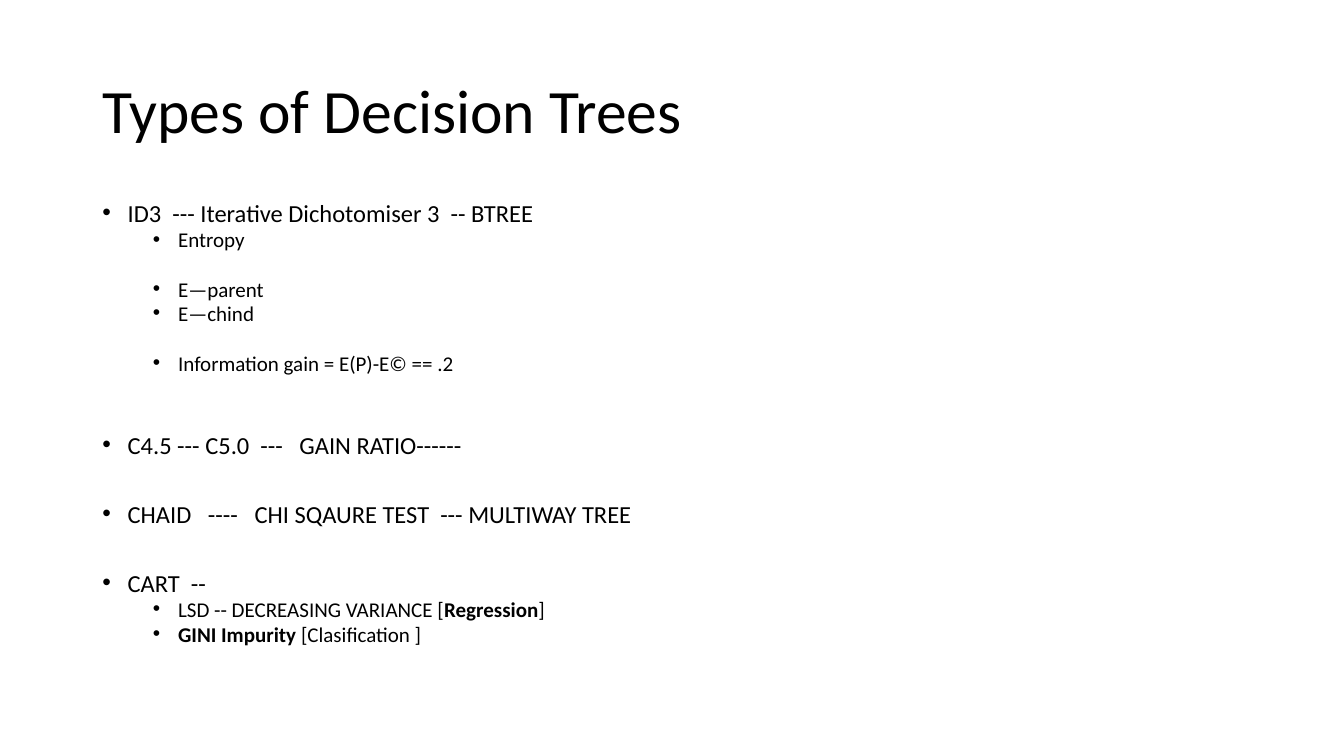
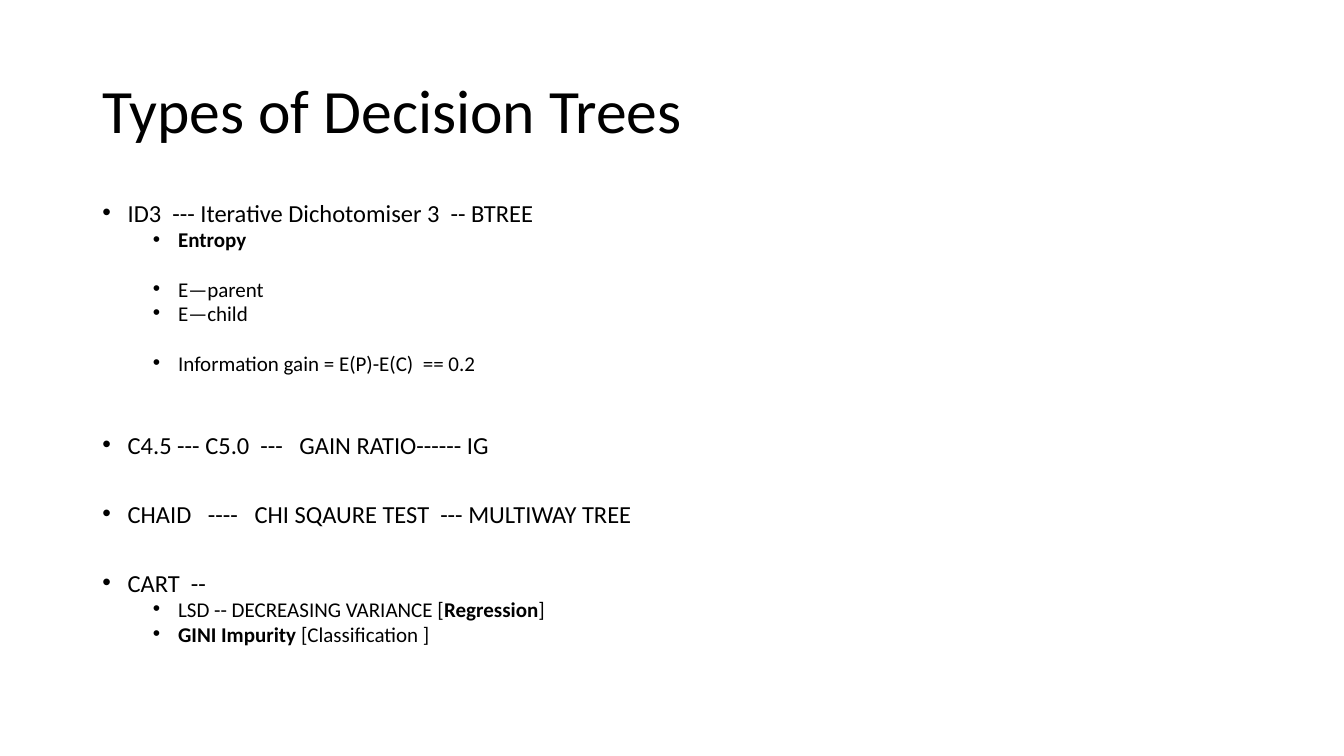
Before and after one commit to rktrojan/DataSciencePython, a slide deck: slide 1 of PPTs/Types of Decision Trees.pptx. Drawn at 1344x756 pixels with LibreOffice and Linux fonts; fonts in the diff are those of the drawing. Boxes give left, top, right and bottom in pixels: in the first picture for what was removed or moved away, otherwise in the second. Text is boxed around its words. In the diff, an @@ line names an element or a change of style, - is before the commit and + after.

```diff
--- a/PPTs/Types of Decision Trees.pptx
+++ b/PPTs/Types of Decision Trees.pptx
@@ text at (x1=178, y1=233, x2=246, y2=251): bold on in "Entropy" @@
@@ text at (x1=128, y1=306, x2=489, y2=454): text changed @@
-  • E—chind
-  • Information gain = E(P)-E© == .2
-• C4.5 --- C5.0 --- GAIN RATIO------
+  • E—child
+  • Information gain = E(P)-E(C) == 0.2
+• C4.5 --- C5.0 --- GAIN RATIO------ IG
@@ text at (x1=178, y1=626, x2=418, y2=646): text changed @@
-  • GINI Impurity [Clasification ]
+  • GINI Impurity [Classification ]
```
Also in this commit, not shown: 7 other files.
